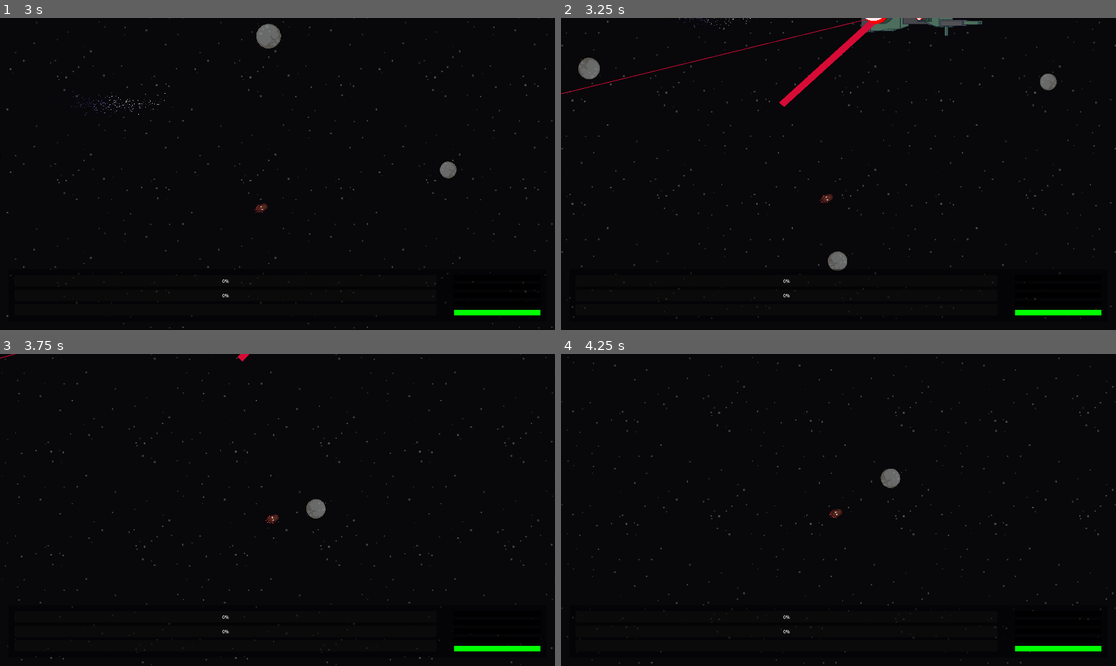
Above: before the commit, frames 1-4 (two rows, left to right).
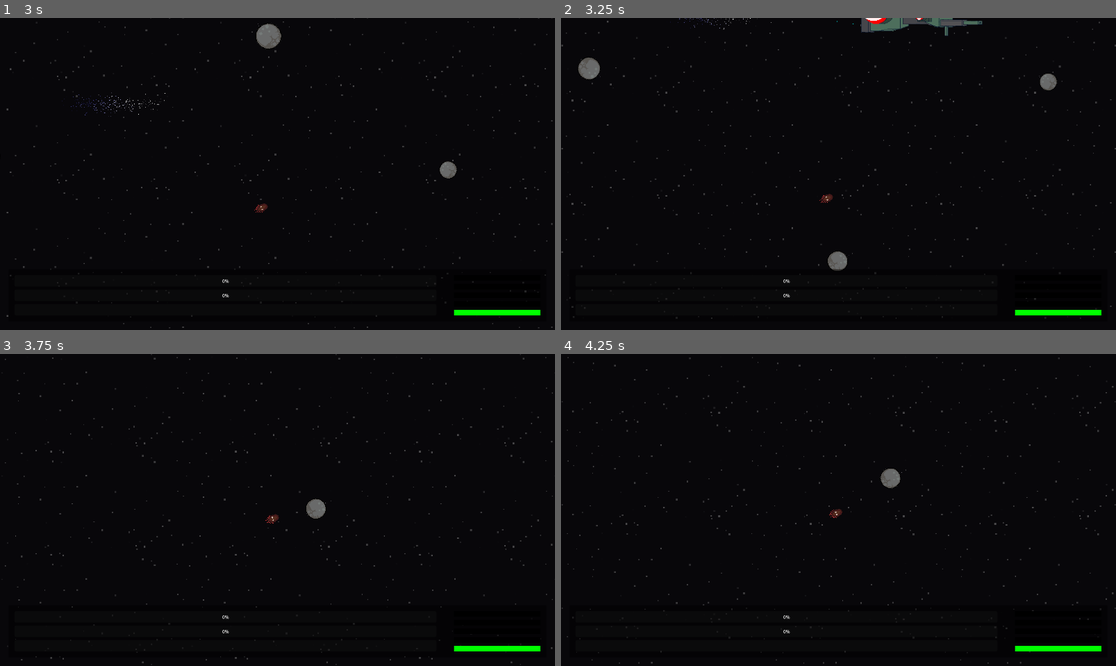
Above: after the commit, the same moments.

Repository: Erica-99/TinyWorld
Game: Godot game, scene res://scenes/star_map.tscn
Same seed, same stepped clock (60 frames per second), same inputs: the game is played once before the commit and once after it. The project has no main scene, so this scene is started directly.
Inputs (mouse positions are in pixels of both pictures, inside the frame that each line leads up to):
- Up to frame 1 (3 s): move the mouse to (399, 158) at 0.52 s; hold D (Right) 0.53-1.28 s; hold Shift (Fire Dampers) 0.53-1.28 s; move the mouse to (166, 189) at 1.27 s; hold S (Reverse) 1.28-2.03 s; tap Space (Landing Mode) at 1.35 s; move the mouse to (333, 105) at 2.02 s; press the mouse at (333, 105) at 2.03 s; hold D (Right) 2.03-2.78 s; move the mouse to (249, 236) at 2.77 s; release the mouse at (249, 236) at 2.78 s; hold W (Forward) from 2.78 s (still down); tap Shift (Fire Dampers) at 2.85 s
- Up to frame 2 (3.25 s): keep holding W (Forward)
- Up to frame 3 (3.75 s): move the mouse to (444, 556) at 3.52 s; release W (Forward) at 3.53 s; hold A (Left) from 3.53 s (still down); hold Space (Landing Mode) from 3.53 s (still down)
- Up to frame 4 (4.25 s): keep holding A (Left); keep holding Space (Landing Mode)

Frame 1 is identical in both runs. In frame 2, 0.7% of the frame differs, in the area x 0-57%, y 0-29%; in frame 3, less than 0.1%; in frame 4, nothing differs.

Commit message:
Turret behaviour and hit detection

Diff:
--- a/scenes/enemy.tscn
+++ b/scenes/enemy.tscn
@@ -370,13 +370,14 @@
 sprite_frames = ExtResource("1_5uy6h")
 animation = &"Healthy"
 
-[node name="ThrusterTurret" type="Area2D" parent="SpritePivot/Thruster" unique_id=1173980368 node_paths=PackedStringArray("child_collider")]
+[node name="ThrusterTurret" type="Area2D" parent="SpritePivot/Thruster" unique_id=1173980368 node_paths=PackedStringArray("child_collider", "turret_ai")]
 position = Vector2(-50, 0)
 collision_layer = 8
 collision_mask = 64
 input_pickable = false
 script = ExtResource("2_xwavj")
 child_collider = NodePath("ThrusterTurretCollision")
+turret_ai = NodePath("LaserTurret")
 
 [node name="AnimatedSprite2D" type="AnimatedSprite2D" parent="SpritePivot/Thruster/ThrusterTurret" unique_id=872360727]
 z_index = 1
@@ -390,7 +391,8 @@
 rotation = 1.5707964
 shape = SubResource("CapsuleShape2D_5uy6h")
 
-[node name="LaserTurret" parent="SpritePivot/Thruster/ThrusterTurret" unique_id=2132486732 instance=ExtResource("5_nenq2")]
+[node name="LaserTurret" parent="SpritePivot/Thruster/ThrusterTurret" unique_id=2132486732 node_paths=PackedStringArray("ship_parent") instance=ExtResource("5_nenq2")]
+ship_parent = NodePath("../../../..")
 
 [node name="Bridge" type="Node2D" parent="SpritePivot" unique_id=1206508805]
 position = Vector2(8, -1)
--- a/scenes/laser_turret.tscn
+++ b/scenes/laser_turret.tscn
@@ -18,11 +18,13 @@
 shape = SubResource("CircleShape2D_vsw08")
 
 [node name="AimingLaser" type="Line2D" parent="." unique_id=2143905749]
-points = PackedVector2Array(-558, 160, 0, 0)
+visible = false
+points = PackedVector2Array(0, 0, -558, 160)
 width = 1.0
 default_color = Color(0.84334946, 0.044859394, 0.21228606, 1)
 
 [node name="DamageLaser" type="Line2D" parent="." unique_id=1710327577]
+visible = false
 points = PackedVector2Array(0, 0, -134, 143)
 default_color = Color(0.84313726, 0.043137256, 0.21176471, 1)
 
--- a/scenes/star_map.tscn
+++ b/scenes/star_map.tscn
@@ -282,6 +282,7 @@
 custom_minimum_size = Vector2(0, 180)
 layout_mode = 2
 size_flags_vertical = 3
+mouse_filter = 1
 theme_override_styles/panel = SubResource("StyleBoxFlat_fls4u")
 
 [node name="Resources" type="MarginContainer" parent="UI/HUD/MarginContainer/VBoxContainer/Panel" unique_id=643864169 node_paths=PackedStringArray("ship")]
--- a/scripts/laser_turret.gd
+++ b/scripts/laser_turret.gd
@@ -1,4 +1,10 @@
 extends Node2D
+
+@export var ship_parent: Node2D
+@export var lock_on_time: float = 2
+@export var firing_delay: float = 0.15
+@export var laser_linger_time: float = 0.2
+@export var cooldown: float = 3
 
 @onready var aiming_raycast: RayCast2D = $AimingRaycast
 @onready var aiming_line: Line2D = $AimingLaser
@@ -9,6 +15,10 @@
 var target_ship: RigidBody2D = null
 var locked_on = false
 var lock_on_point: Vector2
+var current_hit_point: Vector2
+var lock_on_timer_started = false
+var started_firing = false
+var active = true
 
 # Called when the node enters the scene tree for the first time.
 func _ready() -> void:
@@ -23,13 +33,77 @@
 func _physics_process(delta: float) -> void:
 	if not enabled:
 		return
-	if target_ship != null:
+	if target_ship != null and active:
 		if not locked_on:
+			aiming_raycast.enabled = true
 			aiming_raycast.target_position = target_ship.global_position - aiming_raycast.global_position
 			if aiming_raycast.is_colliding():
-				var hit_point = aiming_raycast.get_collision_point()
+				lock_on_point = aiming_raycast.get_collision_point()
+				current_hit_point = lock_on_point
+			else:
+				lock_on_point = ((target_ship.global_position - aiming_raycast.global_position).normalized() * 2000) + aiming_raycast.global_position
+				current_hit_point = lock_on_point
+
+			aiming_line.visible = true
+			aiming_line.points = PackedVector2Array([Vector2.ZERO, (lock_on_point-aiming_line.global_position)/ship_parent.scale])
+
+			if not lock_on_timer_started:
+				start_lock_on_timer()
+		else:
+			aiming_raycast.enabled = true
+			aiming_line.visible = true
+			aiming_raycast.target_position = (lock_on_point - aiming_raycast.global_position).normalized() * 2000
+			if aiming_raycast.is_colliding():
+				current_hit_point = aiming_raycast.get_collision_point()
+			else:
+				current_hit_point = ((lock_on_point - aiming_raycast.global_position).normalized() * 2000) + aiming_raycast.global_position
+
+			aiming_line.points = PackedVector2Array([Vector2.ZERO, (current_hit_point-aiming_line.global_position)/ship_parent.scale])
+
+			if not started_firing:
+				fire(current_hit_point)
+
 	pass
 
+func start_lock_on_timer() -> void:
+	lock_on_timer_started = true
+	await get_tree().create_timer(lock_on_time).timeout
+	if enabled and target_ship != null:
+		locked_on = true
+
+
+func fire(point: Vector2) -> void:
+	started_firing = true
+	await get_tree().create_timer(firing_delay).timeout
+	if enabled:
+		aiming_line.visible = false
+		damage_line.points = PackedVector2Array([Vector2.ZERO, (current_hit_point-damage_line.global_position).normalized()*2000])
+		damage_line.visible = true
+		damage_shapecast.enabled = true
+		damage_shapecast.target_position = (current_hit_point - damage_shapecast.global_position).normalized()*2000
+		damage_shapecast.force_shapecast_update()
+		if damage_shapecast.is_colliding():
+			var hit_object = damage_shapecast.get_collider(0)
+			if hit_object.name == "Ship":
+				damage_player(hit_object)
+		active = false
+		linger()
+
+
+func damage_player(ship: RigidBody2D) -> void:
+	print("hit player")
+	pass
+
+
+func linger() -> void:
+	await get_tree().create_timer(laser_linger_time).timeout
+	damage_shapecast.enabled = false
+	damage_line.visible = false
+	await get_tree().create_timer(0.1).timeout
+	aiming_raycast.enabled = false
+	aiming_line.visible = false
+	await get_tree().create_timer(cooldown).timeout
+	reset_aiming()
 
 
 func enable() -> void:
@@ -40,12 +114,25 @@
 # Called by the parent when the turret is damaged
 func disable() -> void:
 	enabled = false
-	pass
+	target_ship = null
+	aiming_raycast.enabled = false
+	aiming_line.visible = false
+	damage_shapecast.enabled = false
+	damage_line.visible = false
+	locked_on = false
+	lock_on_timer_started = false
+	started_firing = false
 
 
 func reset_aiming() -> void:
-	target_ship = null
-	pass
+	active = true
+	aiming_raycast.enabled = false
+	aiming_line.visible = false
+	damage_shapecast.enabled = false
+	damage_line.visible = false
+	locked_on = false
+	lock_on_timer_started = false
+	started_firing = false
 
 
 # Triggers when player enters aggro range
@@ -54,4 +141,5 @@
 
 
 func _on_aggro_range_body_exited(body: Node2D) -> void:
+	target_ship = null
 	reset_aiming()
--- a/scripts/ship.gd
+++ b/scripts/ship.gd
@@ -25,7 +25,6 @@
 
 func _process(delta: float) -> void:
 	#HUD
-
 
 
 
Not shown: 1 places in scenes/enemy.tscn that only renumber resources
Not shown: 1 places in scenes/laser_turret.tscn that only renumber resources
Not shown, changed: scripts/laser_turret.gd.uid
